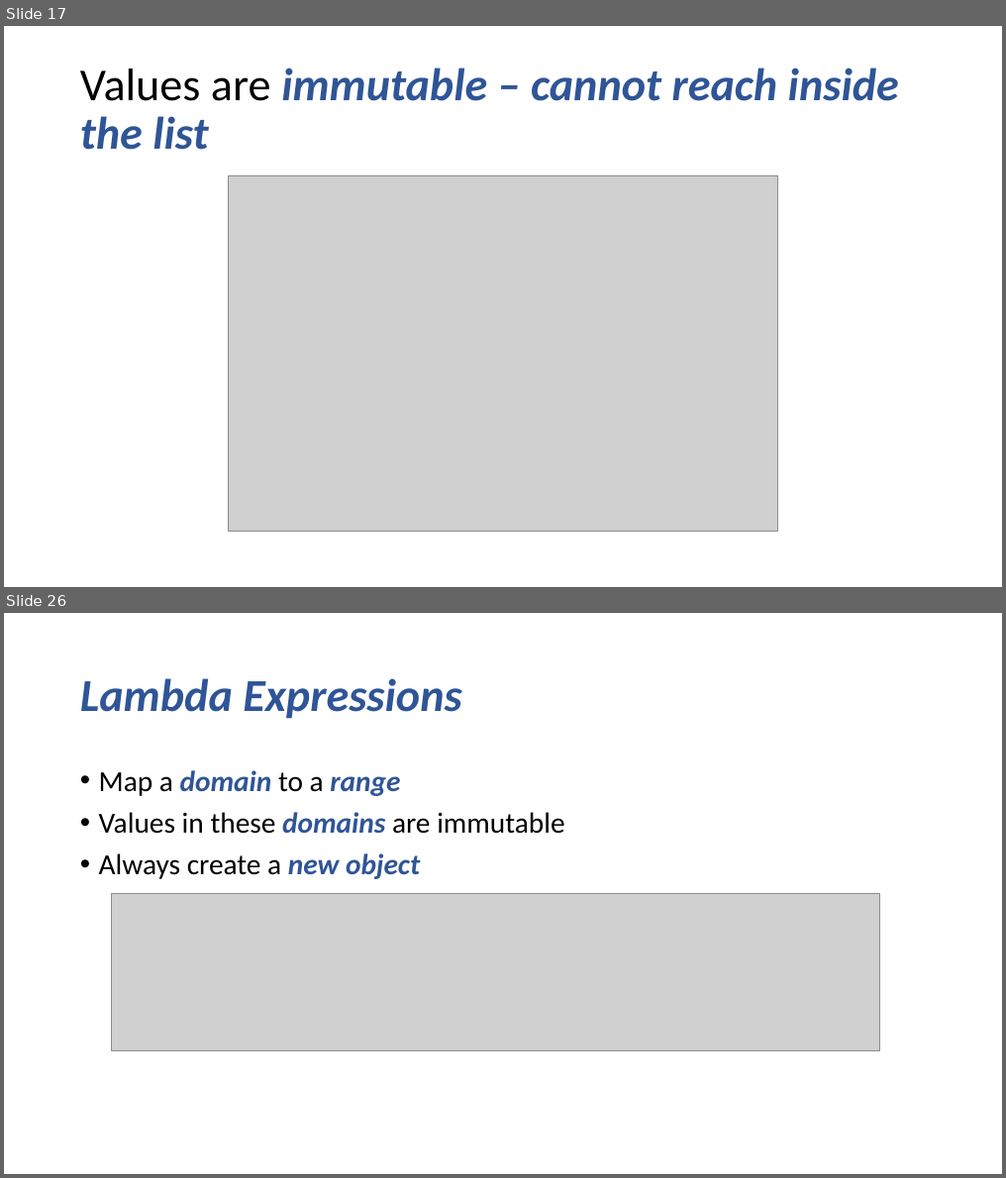
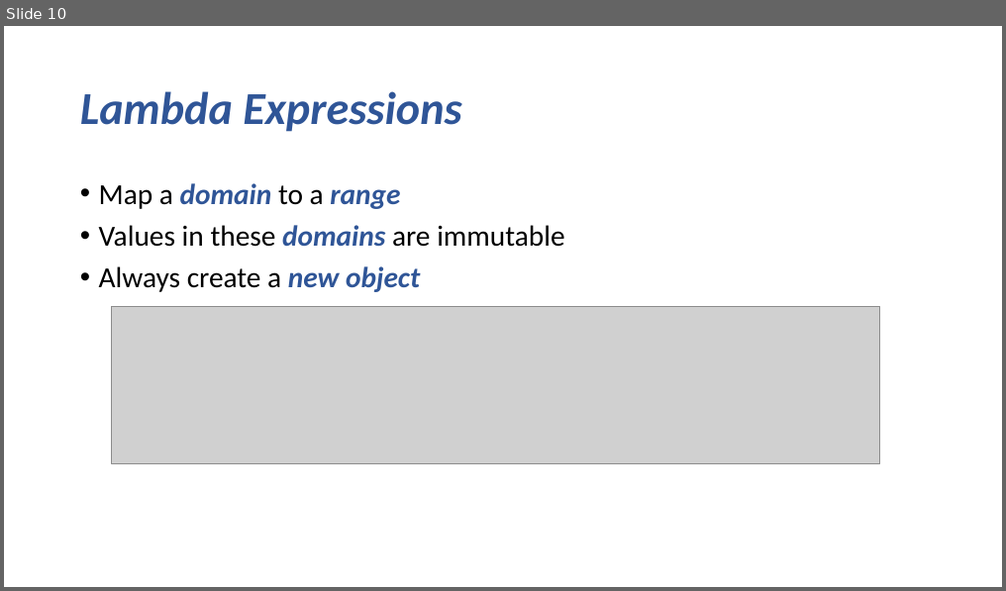
Before and after one commit to marilynwaldman/course, a slide deck: Functional Programming /00-FP-SideEffects.pptx. Shown one above the other, each under a label of ours: slides 17 and 26 before the commit, slide 10 after it; the slides between them are not shown. The pictures are 1006x1178 and 1006x591 pixels, drawn with LibreOffice and Linux fonts; fonts in the diff are those of the drawing; grey boxes stand for pictures. Boxes give left, top, right and bottom in pixels: in the first picture for what was removed or moved away, otherwise in the second. Text is boxed around its words. In the diff, an @@ line names an element or a change of style, - is before the commit and + after.

```diff
--- a/Functional Programming /00-FP-SideEffects.pptx
+++ b/Functional Programming /00-FP-SideEffects.pptx
@@ slide 17 removed at [4,26,1002,587], background #FFFFFF @@
@@ title removed at [80,68,899,150] @@
-Values are immutable – cannot reach inside the list
@@ picture removed at [229,175,778,532] @@
@@ what was slide 26 is now slide 10 @@
```
Also in this commit, not shown: 15 other slides removed, 3 other files.
